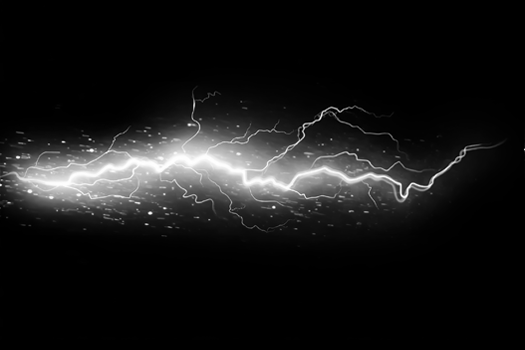
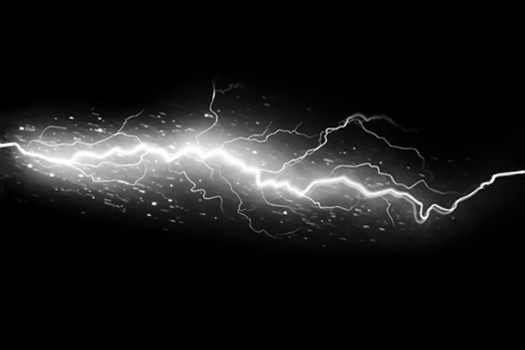
The second 525 x 350 image is a revision of the first. Changes to its layers:
painted on "BoltFlash1" over [0, 74, 525, 263]
painted on "BoltFlash2" over [0, 74, 525, 263]
painted on "BoltFlash3" over [0, 74, 525, 263]
painted on "BoltFlash4" over [0, 74, 525, 263]
